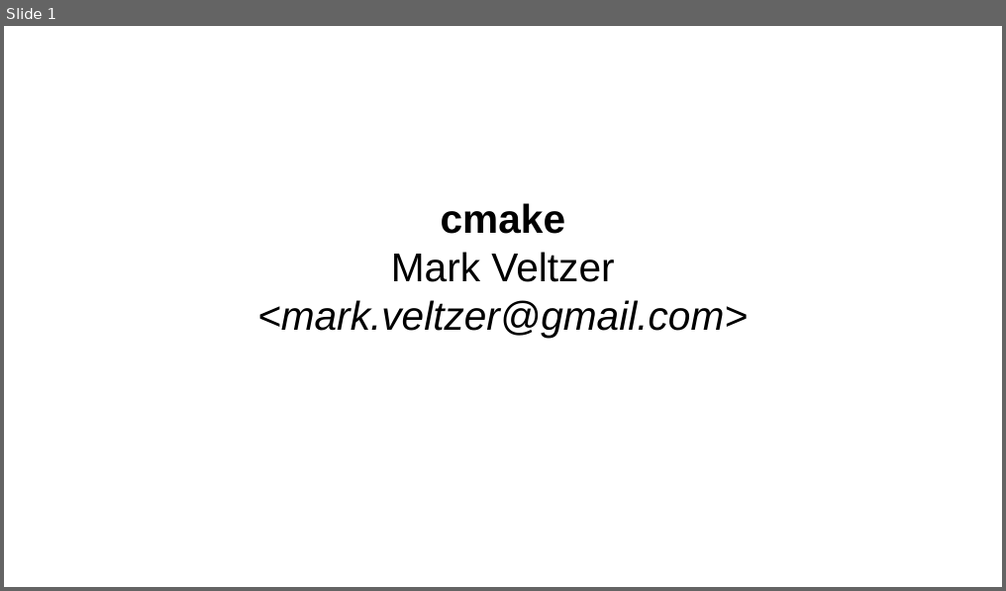
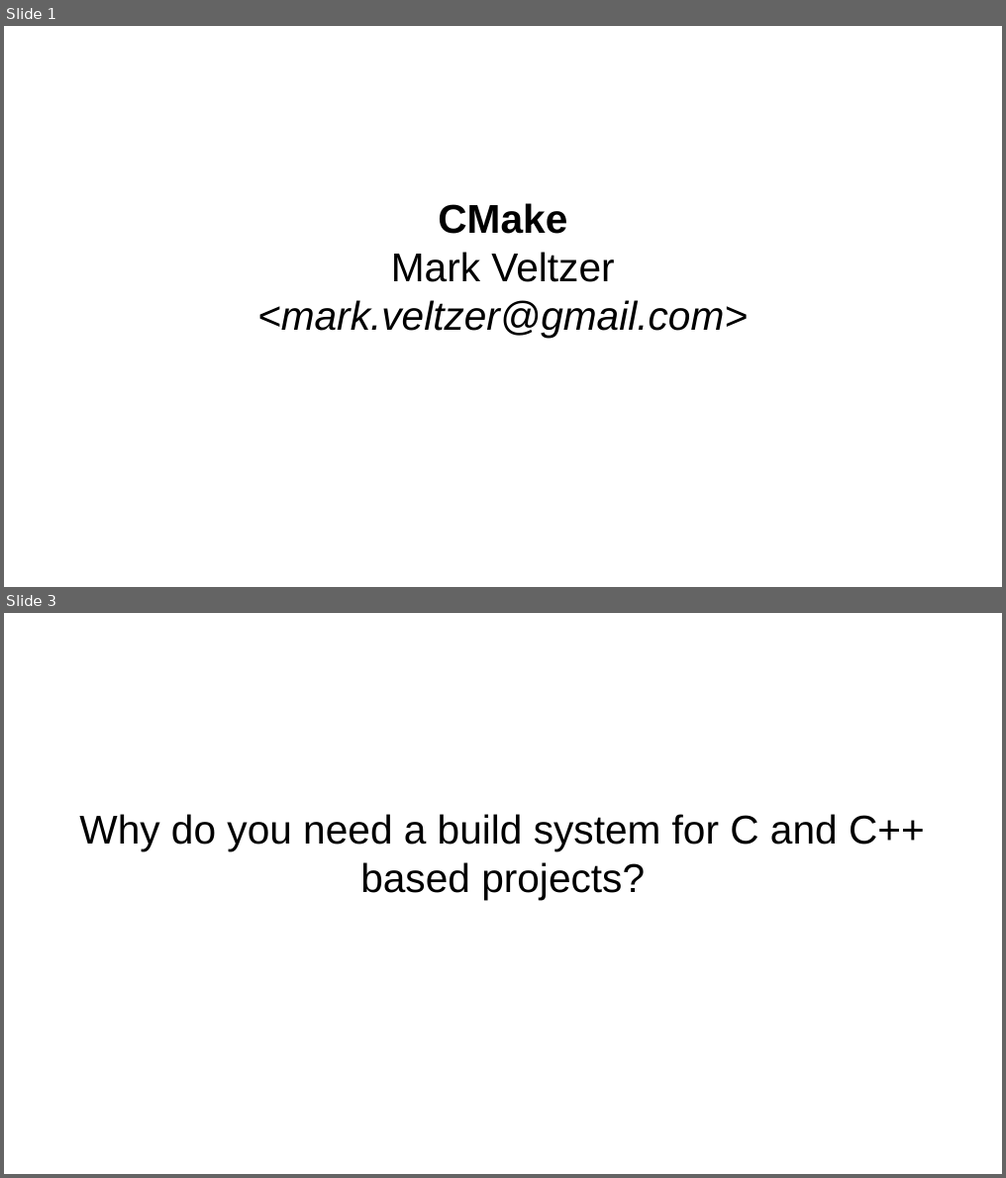
Before and after one commit to veltzer/teaching-slides, a slide deck: odp/cmake/cmake.odp. Shown one above the other, each under a label of ours: slide 1 before the commit, slides 1 and 3 after it; the slides between them are not shown. The pictures are 1006x591 and 1006x1178 pixels, drawn with LibreOffice and Linux fonts; fonts in the diff are those of the drawing. Boxes give left, top, right and bottom in pixels: in the first picture for what was removed or moved away, otherwise in the second. Text is boxed around its words. In the diff, an @@ line names an element or a change of style, - is before the commit and + after.

```diff
--- a/odp/cmake/cmake.odp
+++ b/odp/cmake/cmake.odp
@@ slide 3 added at (4,613,1002,1174), background #FFFFFF @@
@@ subtitle added at (79,814,925,900), 32 pt, text #000000 @@
+Why do you need a build system for C and C++ based projects?
@@ slide 1 changed as well @@
@@ text at (438,203,567,234): text changed @@
-cmake
+CMake
```
Also in this commit, not shown: 34 other slides added.
